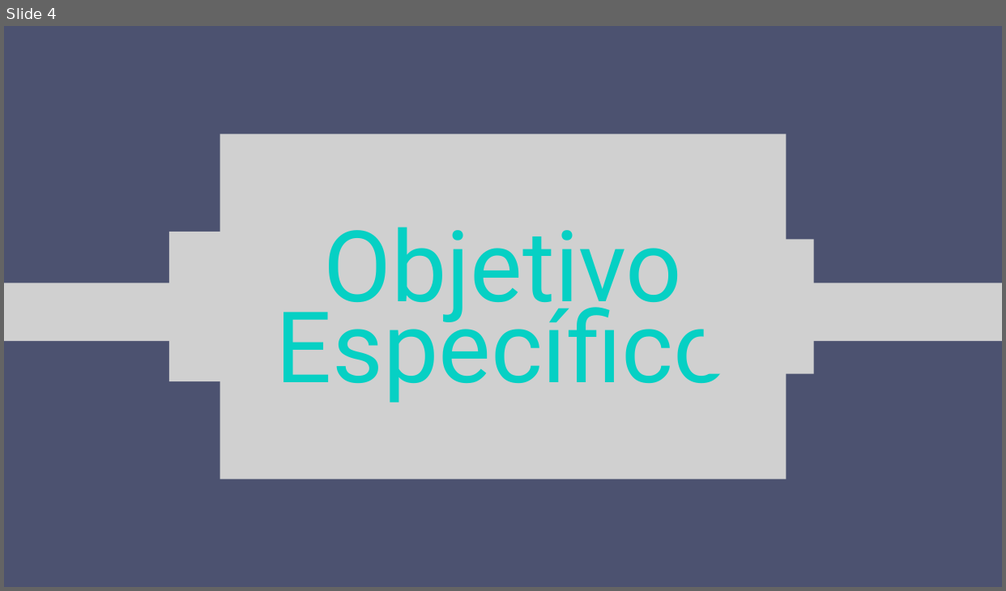
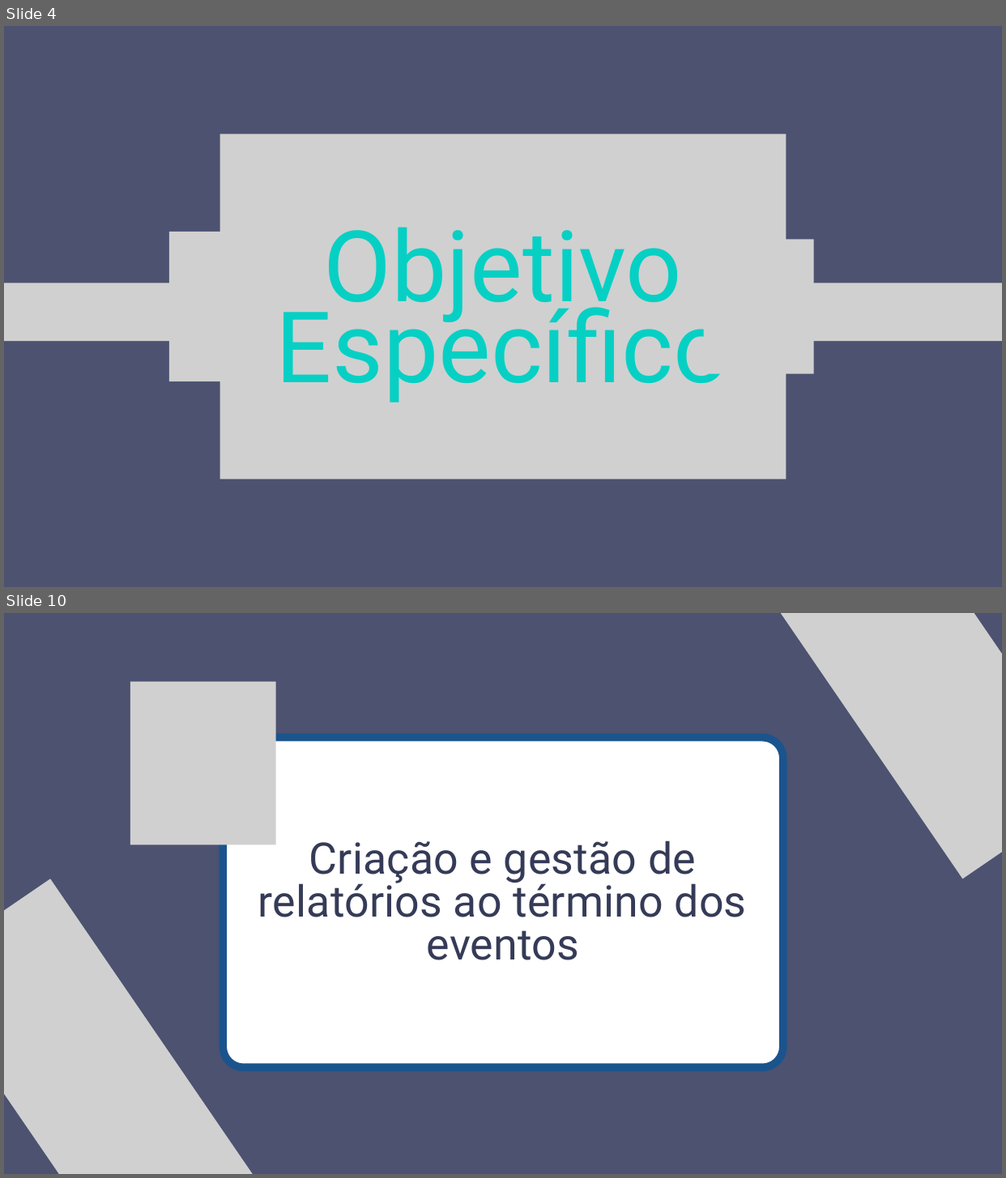
Before and after one commit to PauloPrates-20/tcc-ds-2a-gb-n-2024, a slide deck: documentos/pitch-tcc-ds-2a-gb.pptx. Shown one above the other, each under a label of ours: slide 4 before the commit, slides 4 and 10 after it; the slides between them are not shown. The pictures are 1006x591 and 1006x1178 pixels, drawn with LibreOffice and Linux fonts; fonts in the diff are those of the drawing; grey boxes stand for pictures. Boxes give left, top, right and bottom in pixels: in the first picture for what was removed or moved away, otherwise in the second. Text is boxed around its words. In the diff, an @@ line names an element or a change of style, - is before the commit and + after.

```diff
--- a/documentos/pitch-tcc-ds-2a-gb.pptx
+++ b/documentos/pitch-tcc-ds-2a-gb.pptx
@@ slide 10 added at (4, 613, 1002, 1174), background #4C5270 @@
@@ picture added at (737, 613, 1002, 879) @@
@@ picture added at (130, 681, 276, 845) @@
@@ freeform shape added at (223, 737, 783, 1067), fill #FFFFFF, outline #1B548D 11.25 pt @@
@@ text added at (258, 841, 747, 960), 62.8 pt, text #353B57 @@
+Criação e gestão de relatórios ao término dos eventos
@@ picture added at (4, 879, 276, 1174) @@
```
Also in this commit, not shown: 3 slides changed, 4 other slides added, 2 slides removed.
